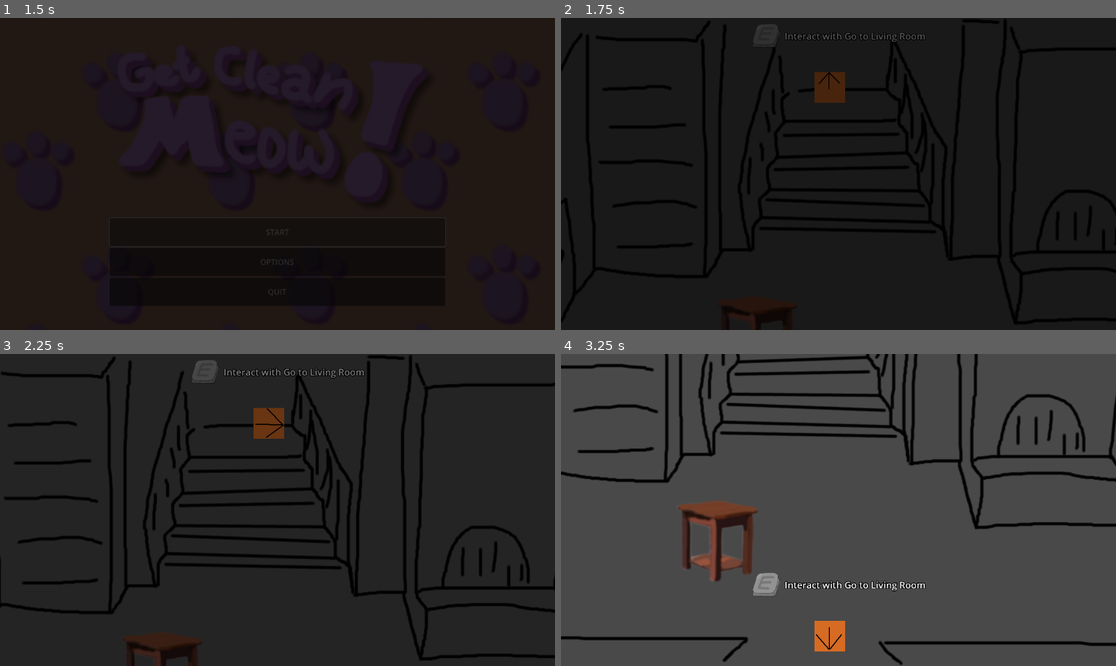
Above: before the commit, frames 1-4 (two rows, left to right).
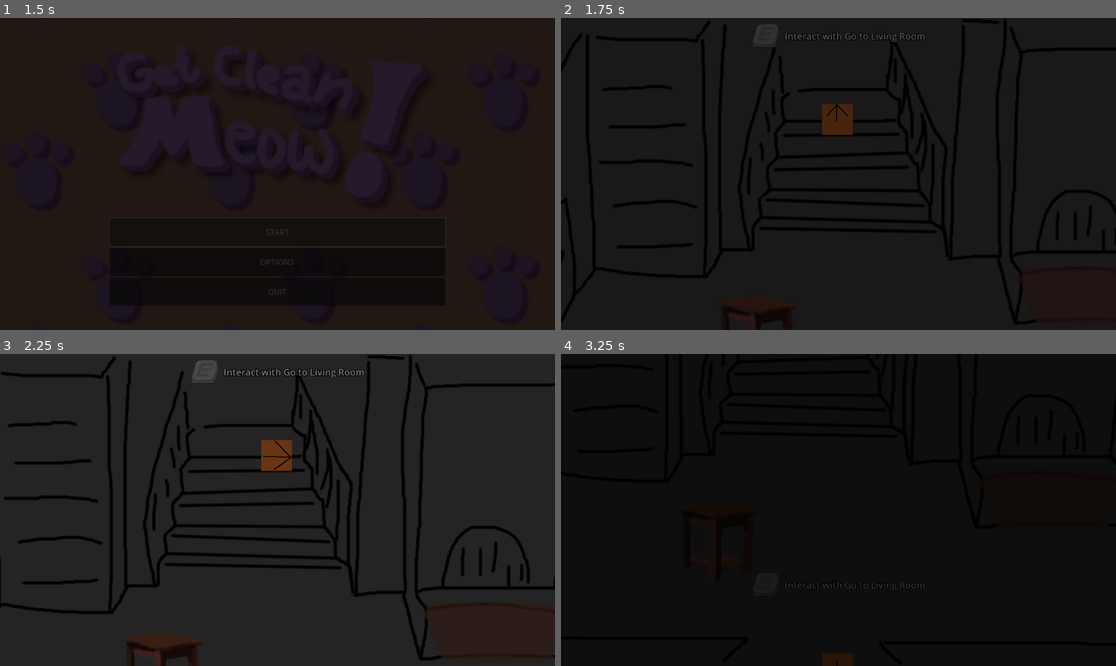
Above: after the commit, the same moments.

Repository: purpletissuebox/get-clean-meow
Game: Godot game, scene res://drivers/root/root.tscn
Two runs of this game, one before a commit and one after it. Both use one fixed random seed, a clock stepped at 60 frames per second and the inputs below.
Inputs:
- Up to frame 1 (1.5 s): click "START" at 0.5 s; click "START" at 1.25 s
- Up to frame 2 (1.75 s): no input
- Up to frame 3 (2.25 s): hold D (walk_right) from 2.03 s (still down); tap E (interact) at 2.1 s
- Up to frame 4 (3.25 s): release D (walk_right) at 2.78 s; hold S (walk_down) from 2.78 s (still down); tap E (interact) at 2.85 s

Frame 1 is identical in both runs. In frame 2, 1.0% of the frame differs, in the area x 45-53%, y 17-38%; in frame 3, 1.5%; in frame 4, 93%, in the area x 0-100%, y 0-100%.

Commit message:
added folder for trash/dirt, fixed collision to line up with new animations

Diff:
--- /dev/null
+++ b/actors/dirtyStuff/grime.tscn
@@ -0,0 +1,10 @@
+[gd_scene load_steps=2 format=3 uid="uid://1r1sb6qgybpt"]
+
+[ext_resource type="Texture2D" uid="uid://cs0h8s2ekoq4i" path="res://actors/dirtyStuff/grime.png" id="1_msyml"]
+
+[node name="Grime" type="Node2D"]
+
+[node name="Sprite2D" type="Sprite2D" parent="."]
+position = Vector2(352.5, 346.5)
+scale = Vector2(0.959375, 0.396875)
+texture = ExtResource("1_msyml")
--- a/actors/player/player.tscn
+++ b/actors/player/player.tscn
@@ -140,7 +140,7 @@
 states/IDLE/position = Vector2(358, 37)
 
 [sub_resource type="CircleShape2D" id="CircleShape2D_cejil"]
-radius = 92.1358
+radius = 48.0416
 
 [node name="Player" type="CharacterBody2D" node_paths=PackedStringArray("animation_tree")]
 y_sort_enabled = true
@@ -153,6 +153,7 @@
 shape = SubResource("RectangleShape2D_updys")
 
 [node name="Sprite2D" type="Sprite2D" parent="."]
+position = Vector2(16, 67)
 texture = ExtResource("2_h6lg6")
 centered = false
 offset = Vector2(-50, -100)
@@ -174,7 +175,7 @@
 collision_mask = 2
 
 [node name="CollisionShape2D" type="CollisionShape2D" parent="InteractCollider"]
-position = Vector2(0, -50)
+position = Vector2(-2, 0)
 shape = SubResource("CircleShape2D_cejil")
 
 [node name="InteractLabel" parent="." node_paths=PackedStringArray("player") instance=ExtResource("2_440br")]
--- a/levels/test_lvl/level.tscn
+++ b/levels/test_lvl/level.tscn
@@ -1,9 +1,10 @@
-[gd_scene load_steps=5 format=3 uid="uid://ejlebcfq11ka"]
+[gd_scene load_steps=6 format=3 uid="uid://ejlebcfq11ka"]
 
 [ext_resource type="PackedScene" uid="uid://dh4kw75nff36h" path="res://levels/level_base.tscn" id="1_srhr3"]
 [ext_resource type="Texture2D" uid="uid://citqc8mse60dn" path="res://levels/test_lvl/bkg.png" id="2_s62mr"]
 [ext_resource type="PackedScene" uid="uid://dthqwuvotxvq4" path="res://levels/load_zone.tscn" id="3_jjoa8"]
 [ext_resource type="PackedScene" uid="uid://cybfyy4cdknnj" path="res://actors/table/table.tscn" id="3_l2kyl"]
+[ext_resource type="PackedScene" uid="uid://1r1sb6qgybpt" path="res://actors/dirtyStuff/grime.tscn" id="5_mlaui"]
 
 [node name="Level" instance=ExtResource("1_srhr3")]
 y_sort_enabled = true
@@ -41,3 +42,6 @@
 [node name="Table" parent="." index="5" instance=ExtResource("3_l2kyl")]
 y_sort_enabled = true
 position = Vector2(574, 740)
+
+[node name="Grime" parent="." index="6" instance=ExtResource("5_mlaui")]
+position = Vector2(910, 230)
Binary file added: actors/dirtyStuff/grime.png
Not shown, added: actors/dirtyStuff/grime.png.import
